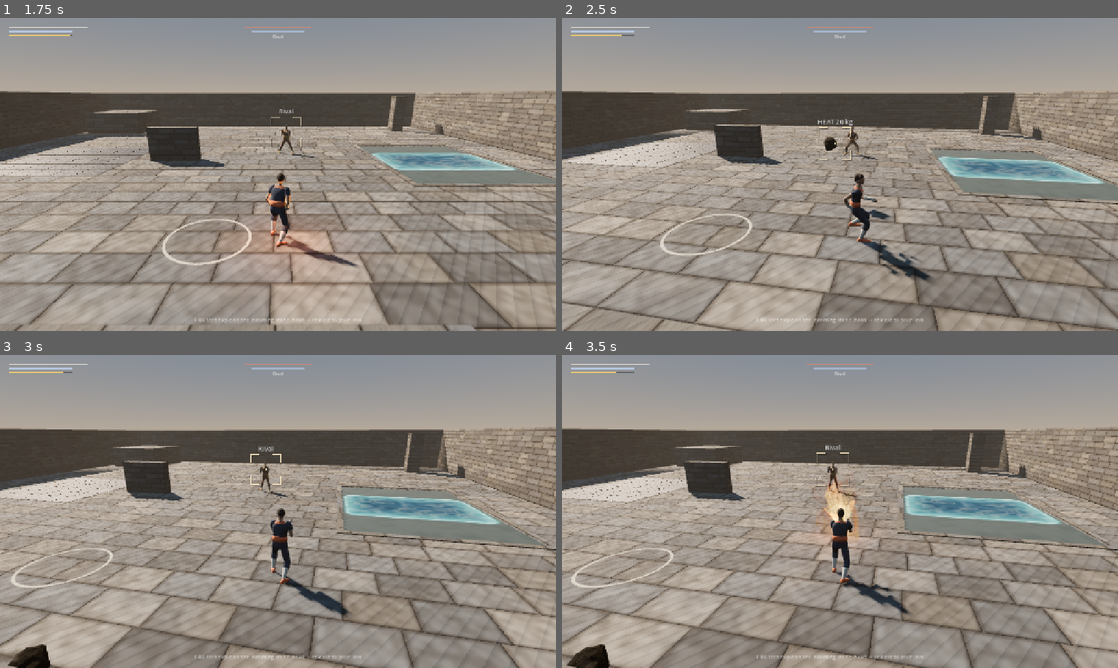
Above: before the commit, frames 1-4 (two rows, left to right).
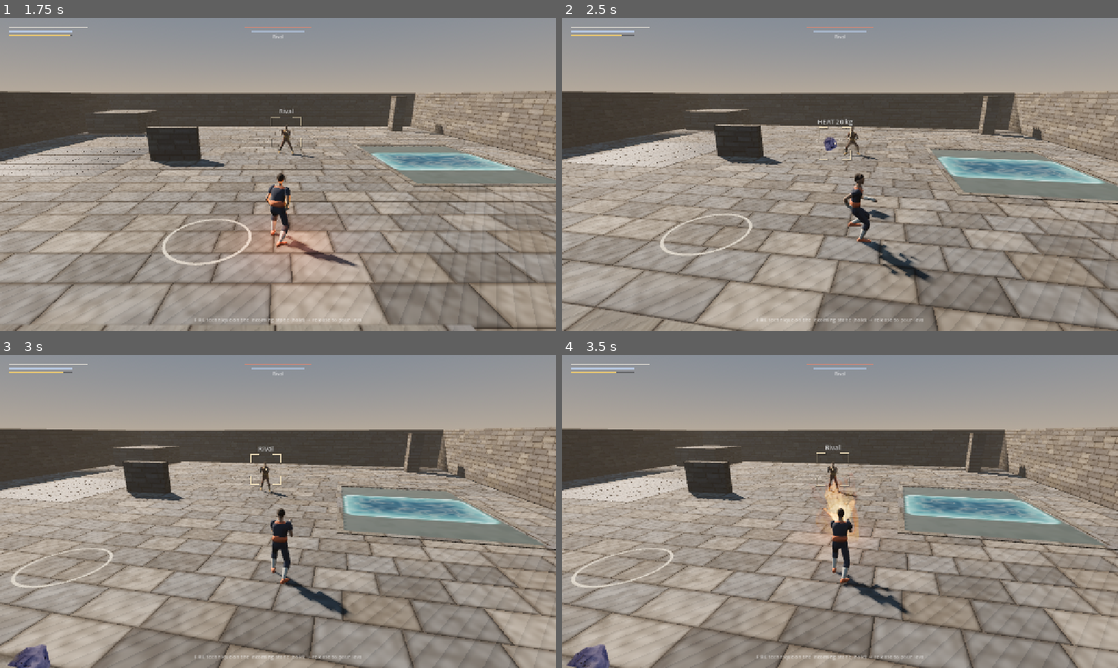
Above: after the commit, the same moments.

Repository: baysan2608/ClaudeToken
Game: Godot game, scene res://main.tscn
Two runs of this game, one before a commit and one after it. Both use one fixed random seed, a clock stepped at 60 frames per second and the inputs below.
Inputs (mouse positions are in pixels of both pictures, inside the frame that each line leads up to):
- Up to frame 1 (1.75 s): tap Enter at 0.5 s; move the mouse to (400, 158) at 0.52 s; hold D (ff_move_right) 0.53-1.25 s; tap J (ff_attack) at 0.6 s; click (400, 158) at 0.67 s; drag from (166, 190) to (250, 237) at 1.27 s
- Up to frame 2 (2.5 s): move the mouse to (895, 105) at 2.02 s; hold D (ff_move_right) from 2.03 s (still down); tap Left (ff_cam_left) at 2.1 s
- Up to frame 3 (3 s): release D (ff_move_right) at 2.75 s; drag from (250, 574) to (111, 464) at 2.77 s
- Up to frame 4 (3.5 s): no input

Frame 1 is identical in both runs. In frame 2, less than 0.1% of the frame differs, in the area x 47-50%, y 38-43%; in frame 3, 0.4%; in frame 4, 0.4%, in the area x 0-9%, y 92-100%.

Commit message:
VFX WIP snapshot
Co-Authored-By: Claude Opus 5.5 <noreply@anthropic.com>
Claude-Session: https://claude.ai/code/session_01CXLsyTTc8H1SdftUzKfPVv

Diff:
--- a/game/presentation/shaders/stone.gdshader
+++ b/game/presentation/shaders/stone.gdshader
@@ -79,4 +79,5 @@
 	ROUGHNESS = rough;
 	SPECULAR = mix(0.28, 0.5, smoothstep(0.0, 0.6, u_melt) * (1.0 - u_crust));
 	EMISSION = emis;
+	EMISSION = albedo * 6.0 + vec3(0.0, 0.0, rough * 0.2);
 }
--- a/game/presentation/vfx/earth_wall_view.gd
+++ b/game/presentation/vfx/earth_wall_view.gd
@@ -46,8 +46,9 @@
 
 
 func _enter_tree() -> void:
-	# Instance uniforms written while the node was outside the tree are not reliable: re-push all.
-	_apply()
+	# Instance uniforms written before the MeshInstance3D is registered in the scene are not
+	# reliable (and children enter the tree after this callback): re-push everything deferred.
+	_apply.call_deferred()
 
 
 func set_rise(t01: float) -> void:
--- a/game/presentation/vfx/stone_view.gd
+++ b/game/presentation/vfx/stone_view.gd
@@ -45,8 +45,9 @@
 
 
 func _enter_tree() -> void:
-	# Instance uniforms written while the node was outside the tree are not reliable: re-push all.
-	_push_params()
+	# Instance uniforms written before the MeshInstance3D is registered in the scene are not
+	# reliable (and children enter the tree after this callback): re-push everything deferred.
+	_push_params.call_deferred()
 
 
 ## heat01: glowing crack network (0 = cold stone). melt01: softens into a molten blob.
